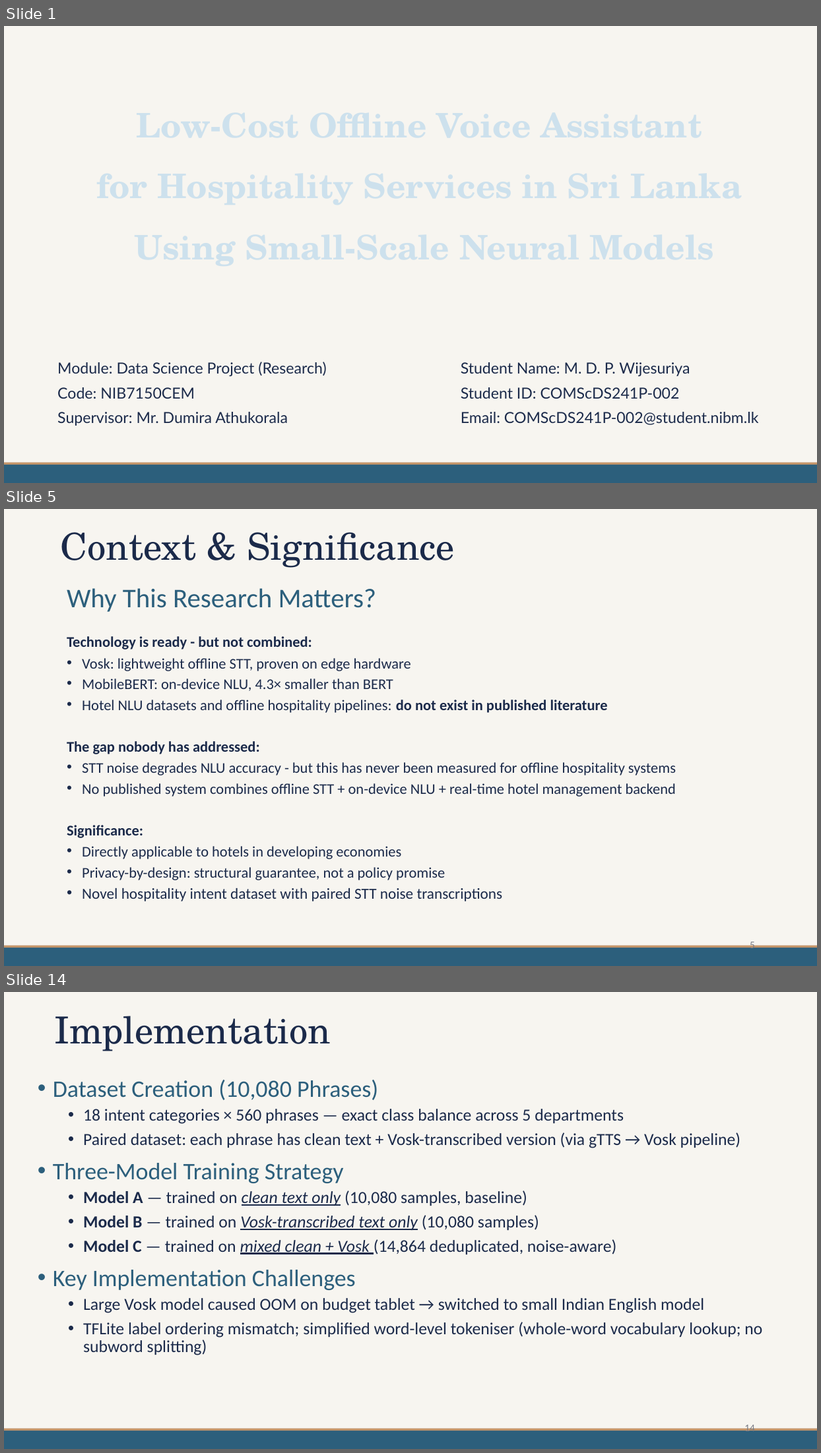
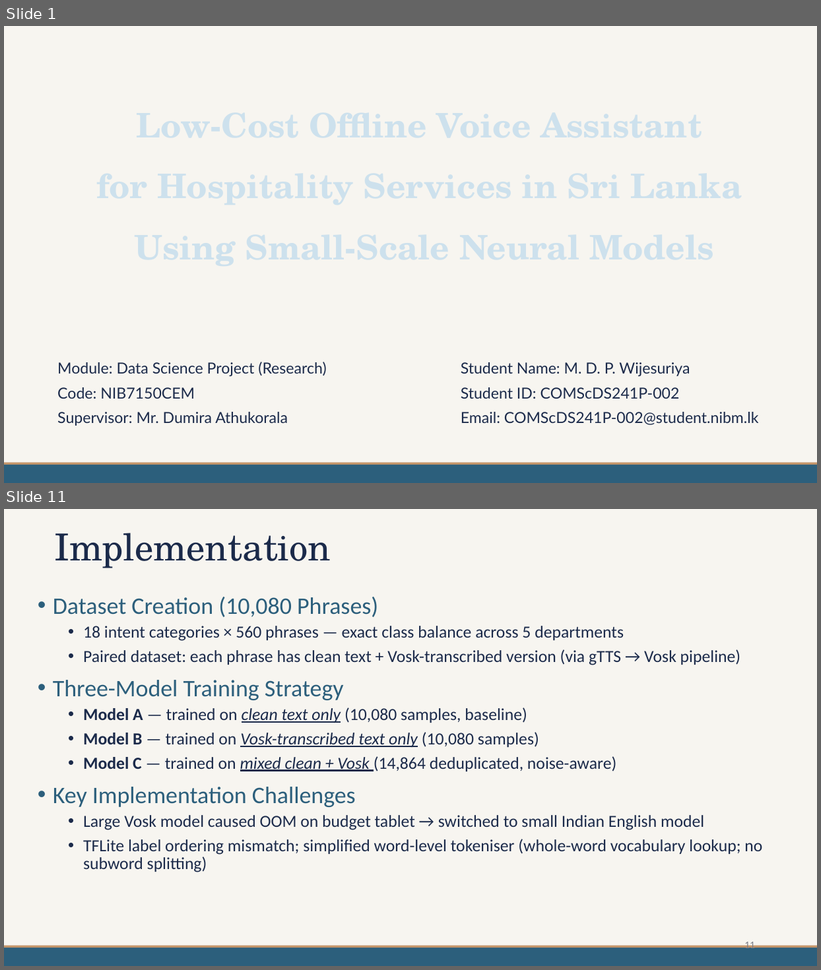
Before and after one commit to mdpw/msc-research, a slide deck: documents/Viva Presentation.pptx. Shown one above the other, each under a label of ours: slides 1, 5 and 14 before the commit, slides 1 and 11 after it; the slides between them are not shown. The pictures are 821x1453 and 821x970 pixels, drawn with LibreOffice and Linux fonts; fonts in the diff are those of the drawing. Boxes give left, top, right and bottom in pixels: in the first picture for what was removed or moved away, otherwise in the second. Text is boxed around its words. In the diff, an @@ line names an element or a change of style, - is before the commit and + after.

```diff
--- a/documents/Viva Presentation.pptx
+++ b/documents/Viva Presentation.pptx
@@ slide 5 removed at [4,509,817,966], background #F7F5F0; not listed: 2 template elements that a slide beside it also shows @@
@@ title removed at [61,532,455,568] @@
-Context & Significance
@@ text removed at [67,588,676,902] @@
-Why This Research Matters?
-Technology is ready - but not combined:
-• Vosk: lightweight offline STT, proven on edge hardware
-• MobileBERT: on-device NLU, 4.3× smaller than BERT
-• Hotel NLU datasets and offline hospitality pipelines: do not exist in published literature
-The gap nobody has addressed:
-• STT noise degrades NLU accuracy - but this has never been measured for offline hospitality systems
-• No published system combines offline STT + on-device NLU + real-time hotel management backend
-Significance:
-• Directly applicable to hotels in developing economies
-• Privacy-by-design: structural guarantee, not a policy promise
-• Novel hospitality intent dataset with paired STT noise transcriptions
@@ page number removed at [750,940,755,952] @@
-5
@@ what was slide 14 is now slide 11 @@
@@ page number at [745,940,755,952]: text changed @@
-14
+11
```
Also in this commit, not shown: 6 slides changed, 4 slides added, 6 other slides removed.
